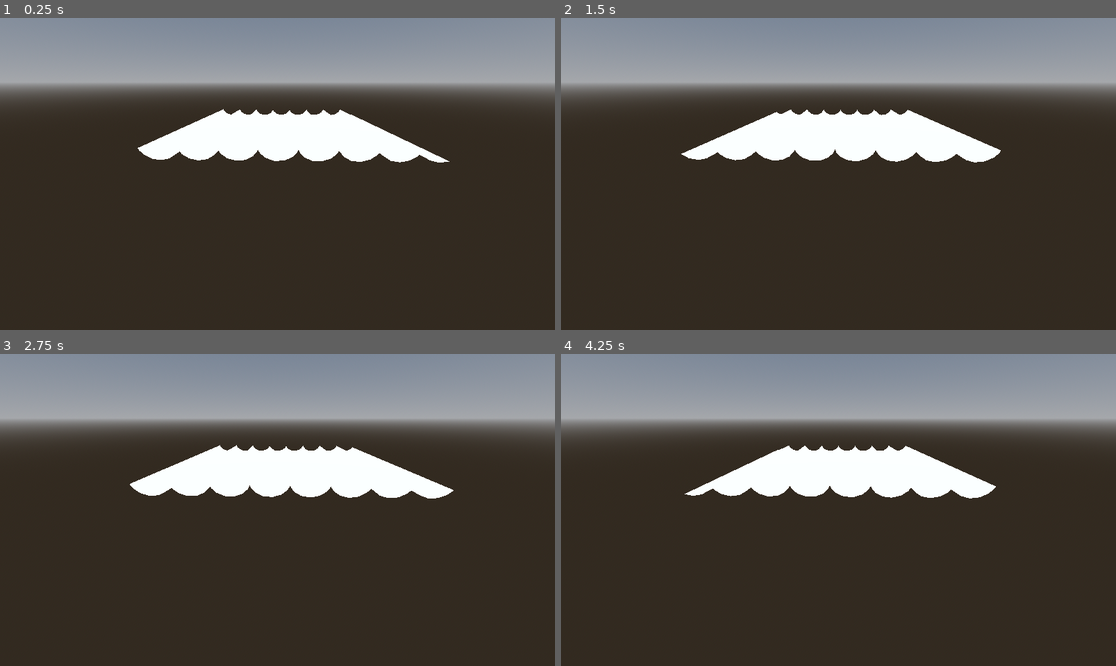
Above: before the commit, frames 1-4 (two rows, left to right).
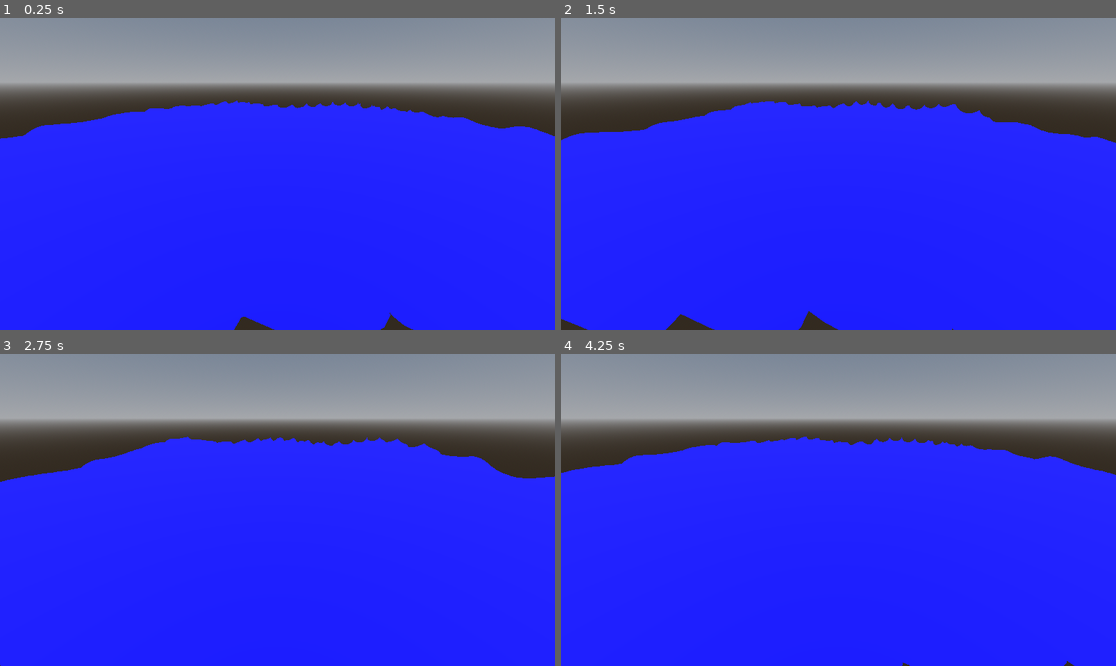
Above: after the commit, the same moments.

Repository: armedturret/Godot-Wave-Simulation
Game: Godot game, scene res://scenes/gerstner_ocean.tscn
Same seed, same stepped clock (60 frames per second), same inputs: the game is played once before the commit and once after it.
Inputs:
- Up to frame 1 (0.25 s): no input
- Up to frame 2 (1.5 s): no input
- Up to frame 3 (2.75 s): no input
- Up to frame 4 (4.25 s): no input

The runs differ from the first frame. In frame 1, 69% of the frame differs, in the area x 0-100%, y 26-100%; in frame 2, 68%; in frame 3, 68%; in frame 4, 69%.

Commit message:
Added multiple gerstner waves at once

Diff:
--- a/scenes/gerstner_ocean.tscn
+++ b/scenes/gerstner_ocean.tscn
@@ -12,16 +12,18 @@
 sky = SubResource("Sky_co4yx")
 
 [sub_resource type="PlaneMesh" id="PlaneMesh_d0soh"]
-size = Vector2(50, 50)
-subdivide_width = 64
-subdivide_depth = 64
+size = Vector2(100, 100)
+subdivide_width = 128
+subdivide_depth = 128
 
 [sub_resource type="ShaderMaterial" id="ShaderMaterial_co4yx"]
 render_priority = 0
 shader = ExtResource("1_6p1gb")
-shader_parameter/amplitude = 1.0
-shader_parameter/angular_frequency = 2.0
-shader_parameter/wave_vector = Vector2(1, 0)
+shader_parameter/amp = PackedFloat32Array(1, 1, 0.25)
+shader_parameter/ang_freq = PackedFloat32Array(1, 1.5, 0.75)
+shader_parameter/wave_dirs = PackedVector2Array(0.75, 0.25, -1, 0.35, 0.34, 0.785)
+shader_parameter/wave_lens = PackedFloat32Array(1, 0.14, 0.5)
+shader_parameter/phases = PackedFloat32Array(0, 0, 0)
 
 [node name="GerstnerOcean" type="Node3D" unique_id=192684016]
 
--- a/shaders/ocean_gerstner.gdshader
+++ b/shaders/ocean_gerstner.gdshader
@@ -1,21 +1,38 @@
 shader_type spatial;
 render_mode world_vertex_coords;
-uniform float amplitude = 1.0;
-uniform float angular_frequency = 1.0;
-uniform vec2 wave_vector = vec2(1.0, 0.0);
+
+const int WAVE_COUNT = 3;
+
+uniform float amp[WAVE_COUNT];
+uniform float ang_freq[WAVE_COUNT];
+uniform vec2 wave_dirs[WAVE_COUNT];
+uniform float wave_lens[WAVE_COUNT];
+uniform float phases[WAVE_COUNT];
 
 void vertex() {
-	// Called for every vertex the material is visible on.
-	float wp_dot = dot(wave_vector, VERTEX.xz);
-	vec2 xz = VERTEX.xz - normalize(wave_vector) *
-		amplitude *
-		sin(wp_dot - angular_frequency * TIME);
-	float y = amplitude * cos(wp_dot - angular_frequency * TIME);
-	VERTEX = vec3(xz.x, y, xz.y);
+	// This notation is confusing, but used in the tessendorf paper
+	// TLDR; x is a horizontal vector, y is the height offset
+	vec2 x = VERTEX.xz;
+	float y = 0.0f;
+
+	for (int i = 0; i < WAVE_COUNT; i++)
+	{
+		if (amp[i] <= 0.0f)
+			continue;
+
+		vec2 wave_dir_norm = normalize(wave_dirs[i]);
+		vec2 wave_vec = wave_dir_norm * wave_lens[i];
+
+		float theta = dot(wave_vec, VERTEX.xz) - ang_freq[i] * TIME + phases[i];
+		x -= wave_dir_norm * amp[i] * sin(theta);
+		y += amp[i] * cos(theta);
+	}
+
+	VERTEX = vec3(x.x, y, x.y);
 }
 
 void fragment() {
-	// Called for every pixel the material is visible on.
+	ALBEDO = vec3(0.0f, 0.0f, 1.0f);
 }
 
 //void light() {
